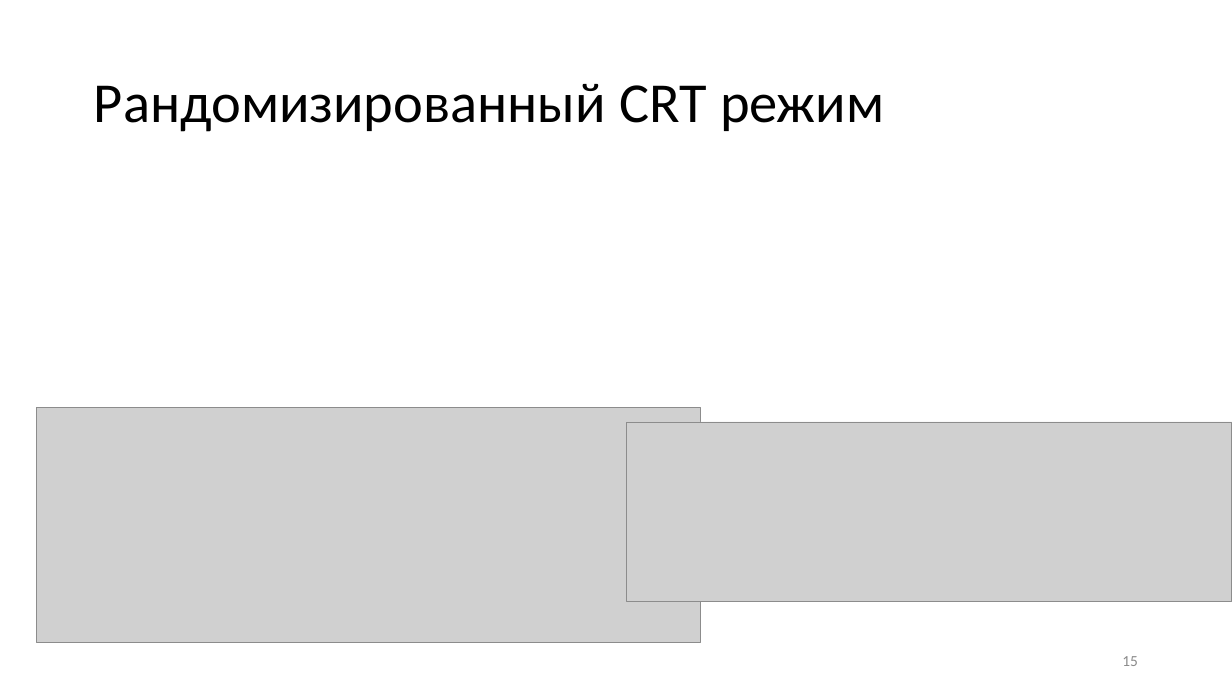
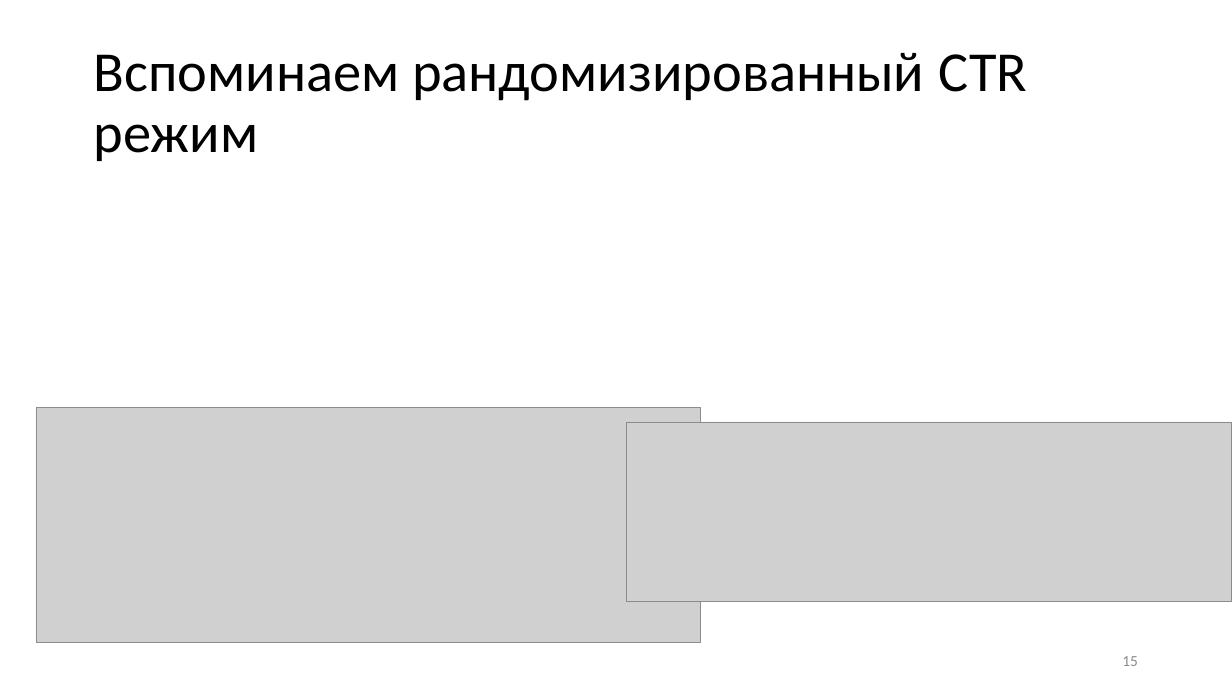
Before and after one commit to CryptoCourse/CryptoLectures, a slide deck: slide 15 of Lectures/Lecture8.pptx. Drawn at 1232x693 pixels with LibreOffice and Linux fonts; fonts in the diff are those of the drawing; grey boxes stand for pictures. Boxes give left, top, right and bottom in pixels: in the first picture for what was removed or moved away, otherwise in the second. Text is boxed around its words. In the diff, an @@ line names an element or a change of style, - is before the commit and + after.

```diff
--- a/Lectures/Lecture8.pptx
+++ b/Lectures/Lecture8.pptx
@@ title at <box>94,53,1027,161</box>: text changed @@
-Рандомизированный CRT режим
+Вспоминаем рандомизированный CTR режим
```
Also in this commit, not shown: 8 other slides changed.
